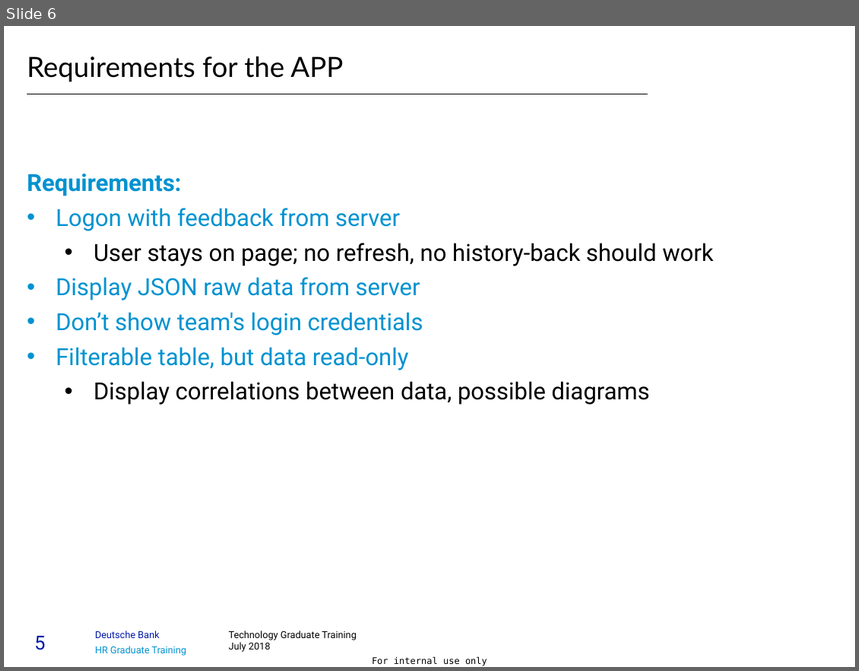
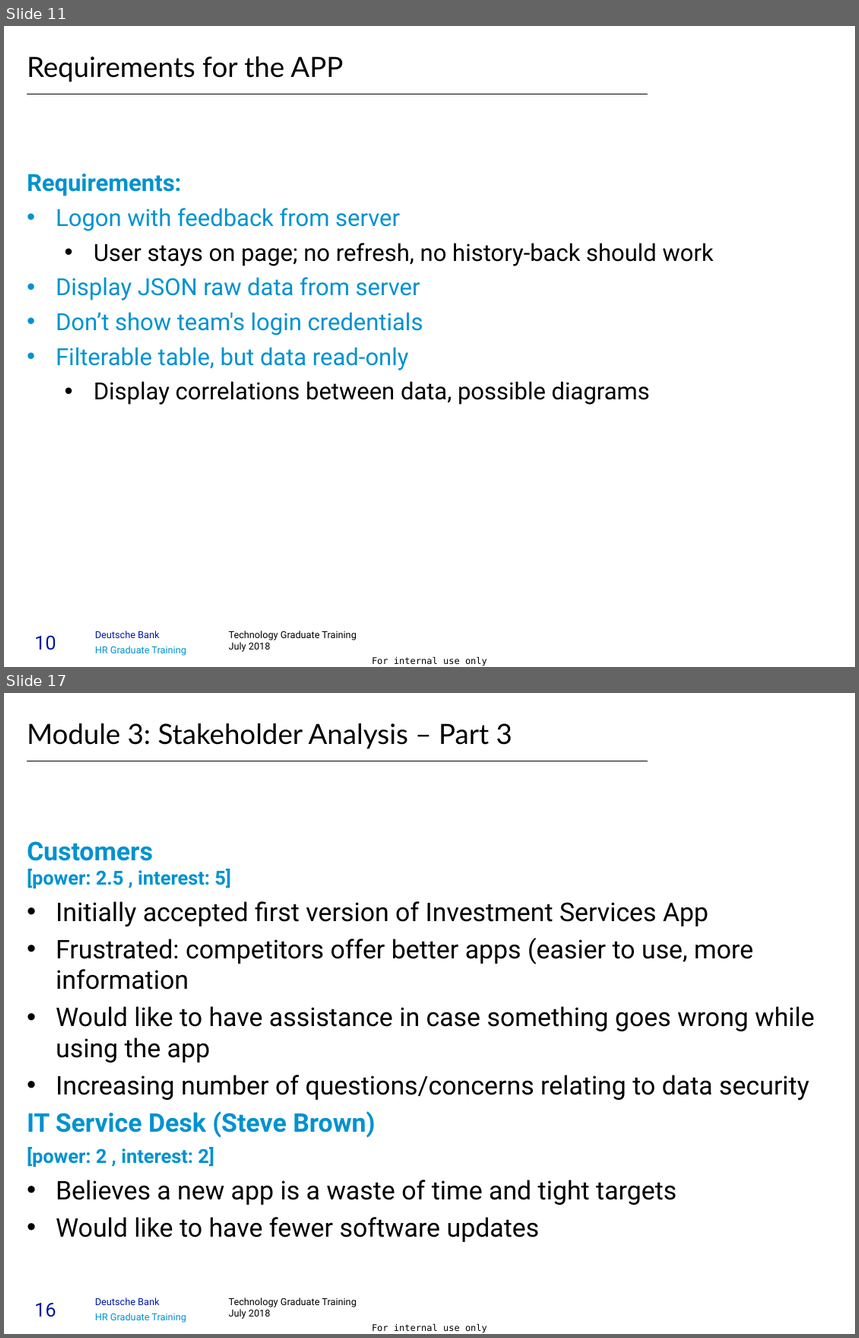
Before and after one commit to timurbaev1996/case_study, a slide deck: business/FinalPresentationGroupC1_1.pptx. Shown one above the other, each under a label of ours: slide 6 before the commit, slides 11 and 17 after it; the slides between them are not shown. The pictures are 859x671 and 859x1338 pixels, drawn with LibreOffice and Linux fonts; fonts in the diff are those of the drawing. Boxes give left, top, right and bottom in pixels: in the first picture for what was removed or moved away, otherwise in the second. Text is boxed around its words. In the diff, an @@ line names an element or a change of style, - is before the commit and + after.

```diff
--- a/business/FinalPresentationGroupC1_1.pptx
+++ b/business/FinalPresentationGroupC1_1.pptx
@@ slide 17 added at [4,693,855,1334], background #FFFFFF; not listed: 5 template elements that a slide beside it also shows @@
@@ title added at [27,723,512,749], 26 pt, text #000000 @@
+Module 3: Stakeholder Analysis – Part 3
@@ line added from (27, 761) to (648, 761), #000000 1 pt @@
@@ text added at [27,841,815,1242], 24 pt, text #000000 @@
+Customers
+[power: 2.5 , interest: 5]
+  • Initially accepted first version of Investment Services App
+  • Frustrated: competitors offer better apps (easier to use, more information
+  • Would like to have assistance in case something goes wrong while using the app
+  • Increasing number of questions/concerns relating to data security
+IT Service Desk (Steve Brown)
+[power: 2 , interest: 2]
+  • Believes a new app is a waste of time and tight targets
+  • Would like to have fewer software updates
@@ what was slide 6 is now slide 11 @@
@@ page number at [34,635,56,650]: text changed @@
-5
+10
```
Also in this commit, not shown: 6 slides changed, 10 other slides added, 2 slides removed, 3 other files.
